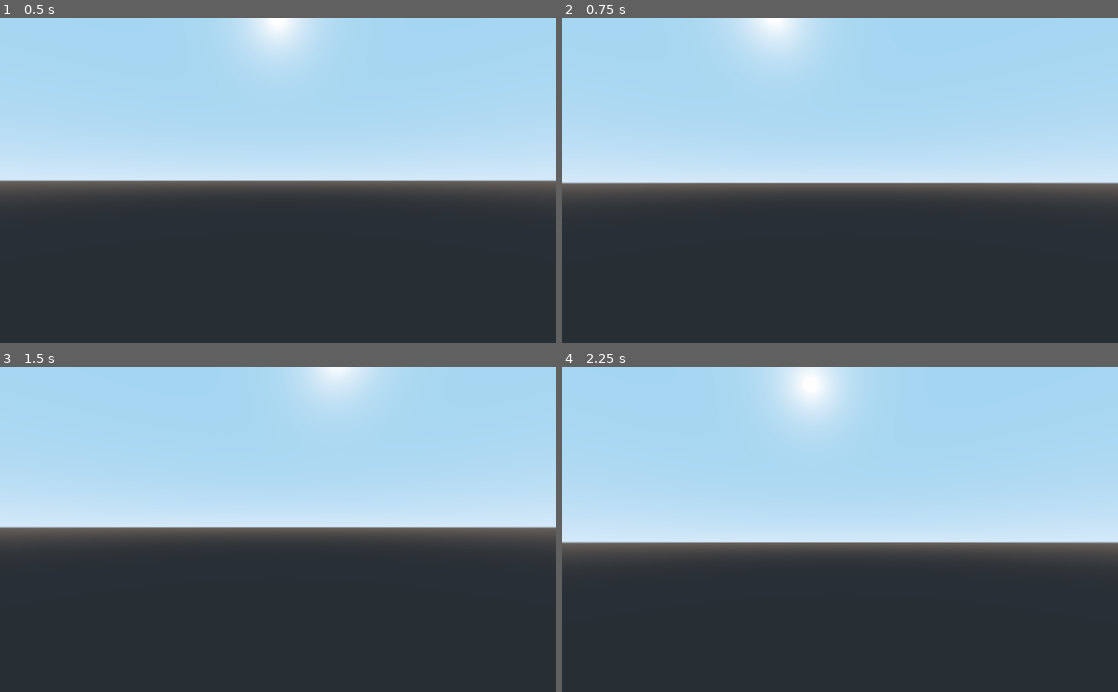
Above: before the commit, frames 1-4 (two rows, left to right).
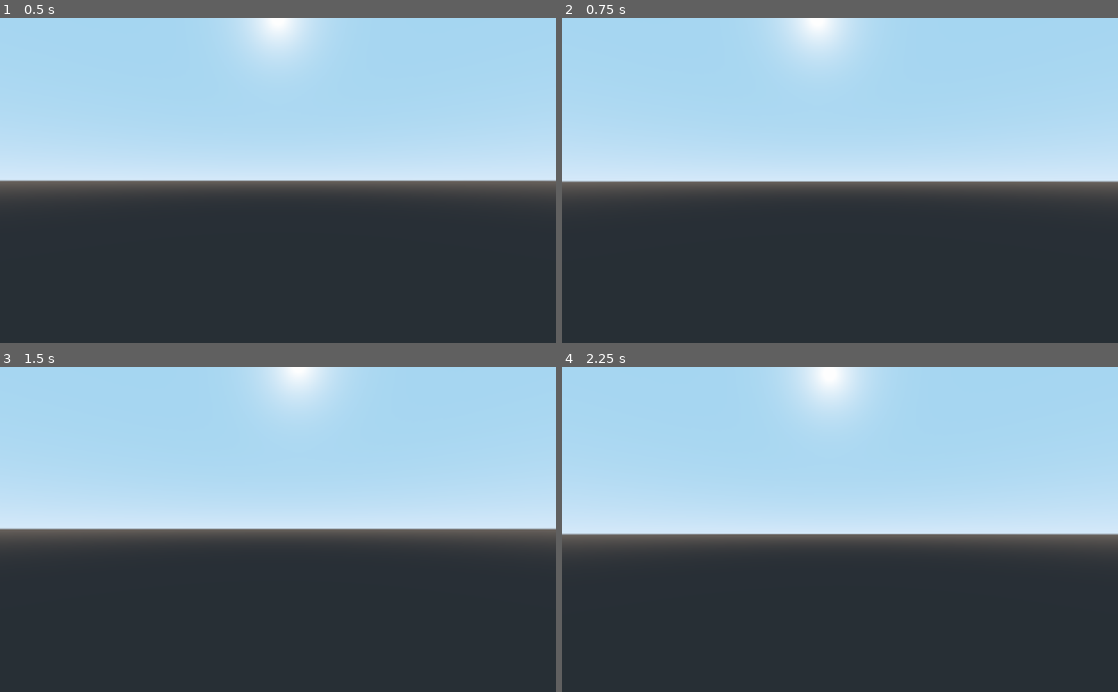
Above: after the commit, the same moments.

Repository: ctkerns/Marching-Cube-Sphere
Game: Godot game, scene res://Scenes/Universe.tscn
Same seed, same stepped clock (60 frames per second), same inputs: the game is played once before the commit and once after it.
Inputs (mouse positions are in pixels of both pictures, inside the frame that each line leads up to):
- Up to frame 1 (0.5 s): no input
- Up to frame 2 (0.75 s): tap Enter at 0.5 s; move the mouse to (867, 180) at 0.52 s; hold W (move_forward) from 0.53 s (still down)
- Up to frame 3 (1.5 s): keep holding W (move_forward); tap Space (move_up) at 1.25 s; move the mouse to (250, 529) at 1.27 s
- Up to frame 4 (2.25 s): keep holding W (move_forward); tap Enter at 2 s; move the mouse to (851, 523) at 2.02 s

Frame 1 is identical in both runs. In frame 2, 2.3% of the frame differs, in the area x 0-100%, y 0-52%; in frame 3, 2.0%; in frame 4, 4.9%, in the area x 0-100%, y 0-56%.

Commit message:
Degree to radian conversion restored for camera

Diff:
--- a/Scripts/Player.gd
+++ b/Scripts/Player.gd
@@ -1,7 +1,7 @@
 extends Spatial
 
 var _speed = 5
-var _mouse_sensitivity = 0.005
+var _mouse_sensitivity = 0.1
 var rotator
 var camera
 
@@ -34,8 +34,8 @@
 
 func _input(event):
 	if event is InputEventMouseMotion and Input.get_mouse_mode() == Input.MOUSE_MODE_CAPTURED:
-		rotator.rotate_object_local(Vector3(1, 0, 0), event.relative.y*_mouse_sensitivity*-1)
-		self.rotate_object_local(Vector3(0, 1, 0), event.relative.x*_mouse_sensitivity*-1)
+		rotator.rotate_object_local(Vector3(1, 0, 0), deg2rad(event.relative.y*_mouse_sensitivity*-1))
+		self.rotate_object_local(Vector3(0, 1, 0), deg2rad(event.relative.x*_mouse_sensitivity*-1))
 
 		var clamped_rotation = rotator.rotation_degrees
 		clamped_rotation.x = clamp(clamped_rotation.x, -90, 90)
